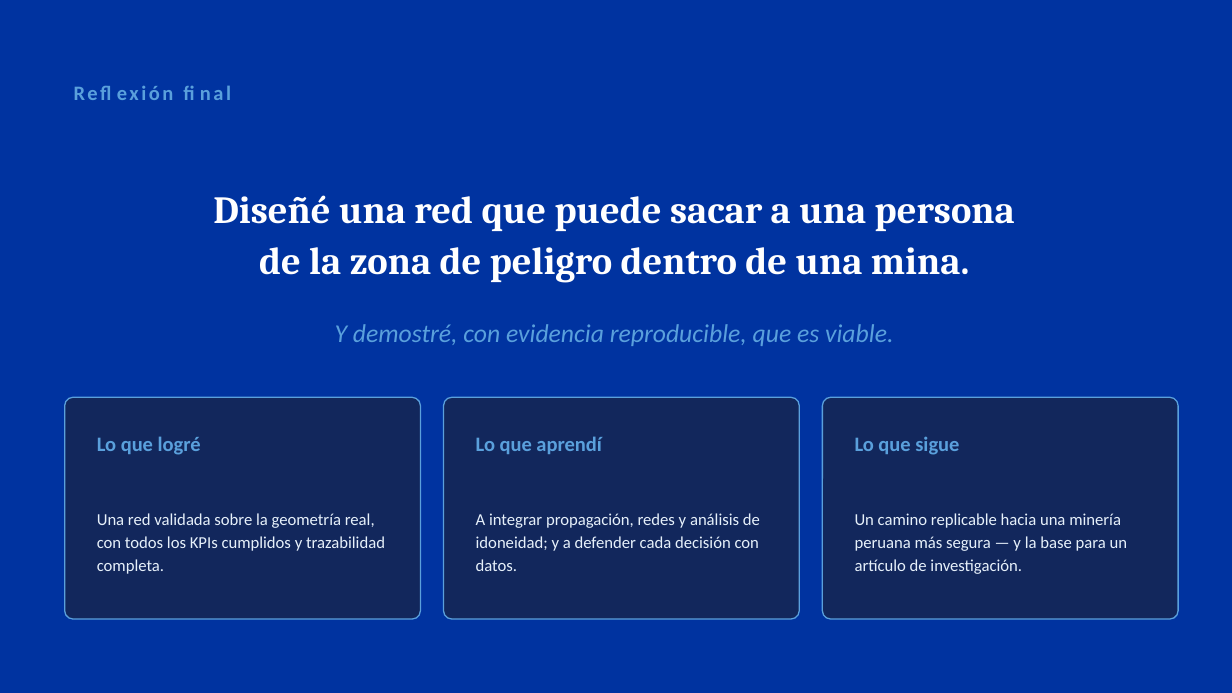
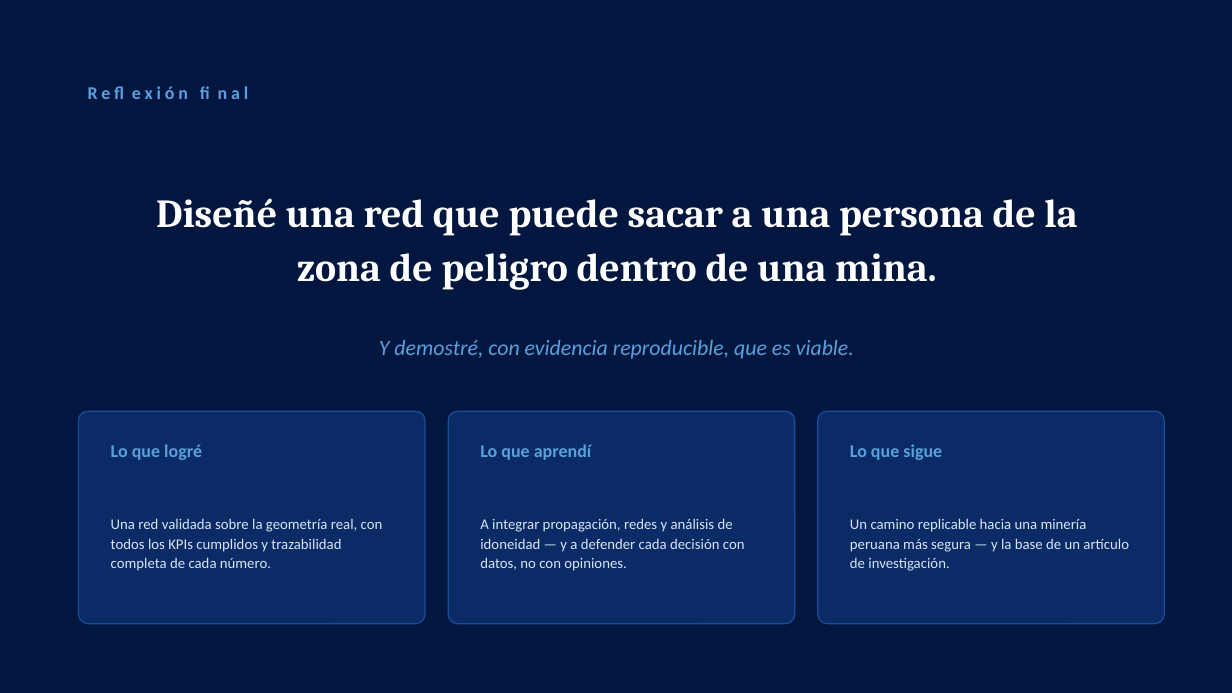
Before and after one commit to AdrianLopez012/tesis-lhd-802.11ac, a slide deck: slide 12 of fase4/presentacion/sustentacion_tesis.pptx (slide 11 before the commit). Drawn at 1232x693 pixels with LibreOffice and Linux fonts; fonts in the diff are those of the drawing. Boxes give left, top, right and bottom in pixels: in the first picture for what was removed or moved away, otherwise in the second. Text is boxed around its words. In the diff, an @@ line names an element or a change of style, - is before the commit and + after.

```diff
--- a/fase4/presentacion/sustentacion_tesis.pptx
+++ b/fase4/presentacion/sustentacion_tesis.pptx
@@ background #0033A0 to #021740 @@
@@ text "Reflexión final": place and size @@
-text "Reflexión final" at bbox=[65, 65, 1081, 120]
+text "Reflexión final" at bbox=[79, 69, 541, 116]
@@ text "Reflexión final" at bbox=[79, 69, 541, 116]: size 16 to 14 pt, letter spacing 2 to 3 pt @@
@@ text at bbox=[156, 198, 1077, 290]: text changed; size 30 to 31 pt @@
-Diseñé una red que puede sacar a una persona
-de la zona de peligro dentro de una mina.
+Diseñé una red que puede sacar a una persona de la zona de peligro dentro de una mina.
@@ text "Y demostré, con evidencia reproducible, ...": place and size @@
-text "Y demostré, con evidencia reproducible, ..." at bbox=[335, 324, 893, 346]
+text "Y demostré, con evidencia reproducible, ..." at bbox=[379, 340, 854, 359]
@@ text "Y demostré, con evidencia reproducible, ..." at bbox=[379, 340, 854, 359]: size 20 to 17 pt @@
@@ rounded rectangle: place and size @@
-rounded rectangle at bbox=[65, 397, 421, 619]
+rounded rectangle at bbox=[79, 411, 425, 624]
@@ rounded rectangle: place and size @@
-rounded rectangle at bbox=[444, 397, 799, 619]
+rounded rectangle at bbox=[448, 411, 795, 624]
@@ fill #12275C to #0A2B66; outline #5AA0DC 1 pt to #1D4B99 1 pt; proportions changed in 3 elements at bbox=[448, 411, 795, 624], bbox=[79, 411, 425, 624], bbox=[818, 411, 1165, 624] @@
@@ rounded rectangle: place and size @@
-rounded rectangle at bbox=[823, 397, 1178, 619]
+rounded rectangle at bbox=[818, 411, 1165, 624]
@@ text "Lo que logré": place and size @@
-text "Lo que logré" at bbox=[97, 436, 201, 455]
+text "Lo que logré" at bbox=[111, 444, 202, 460]
@@ text "Lo que aprendí": place and size @@
-text "Lo que aprendí" at bbox=[476, 436, 601, 454]
+text "Lo que aprendí" at bbox=[480, 444, 592, 460]
@@ size 16 to 14 pt in 3 elements at bbox=[480, 444, 592, 460], bbox=[111, 444, 202, 460], bbox=[850, 444, 942, 460] @@
@@ text "Lo que sigue": place and size @@
-text "Lo que sigue" at bbox=[855, 436, 959, 455]
+text "Lo que sigue" at bbox=[850, 444, 942, 460]
@@ text at bbox=[111, 518, 383, 571]: text changed; size 13 to 11.5 pt; text colour #E6F0FA to #D7E4F5 @@
-Una red validada sobre la geometría real, con todos los KPIs cumplidos y trazabilidad completa.
+Una red validada sobre la geometría real, con todos los KPIs cumplidos y trazabilidad completa de cada número.
@@ text at bbox=[480, 518, 745, 571]: text changed; size 13 to 11.5 pt; text colour #E6F0FA to #D7E4F5 @@
-A integrar propagación, redes y análisis de idoneidad; y a defender cada decisión con datos.
+A integrar propagación, redes y análisis de idoneidad — y a defender cada decisión con datos, no con opiniones.
@@ text at bbox=[850, 518, 1129, 571]: text changed; size 13 to 11.5 pt; text colour #E6F0FA to #D7E4F5 @@
-Un camino replicable hacia una minería peruana más segura — y la base para un artículo de investigación.
+Un camino replicable hacia una minería peruana más segura — y la base de un artículo de investigación.
```
Also in this commit, not shown: 5 other slides changed, 7 slides added, 6 slides removed, 15 other files.
